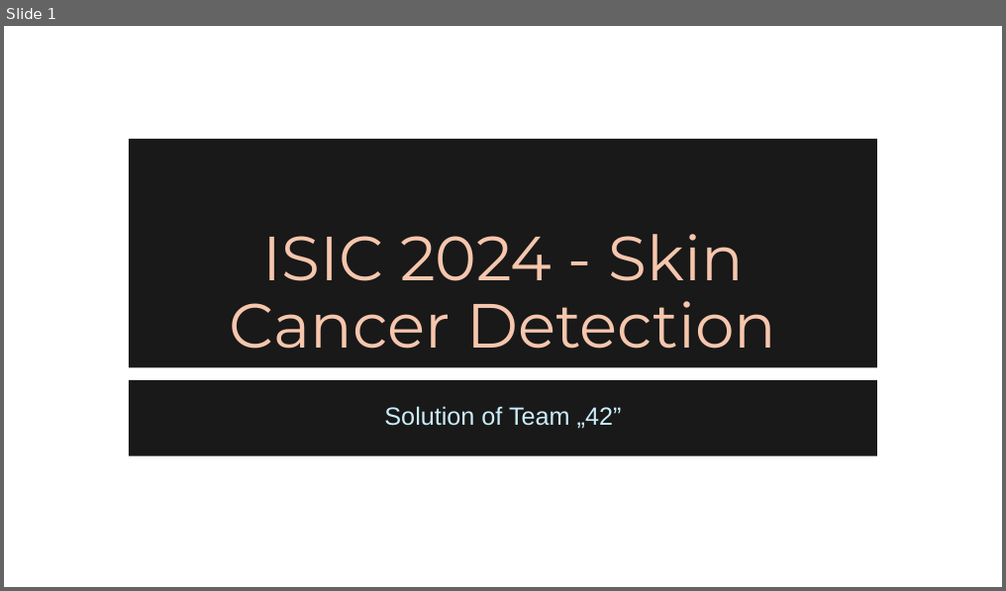
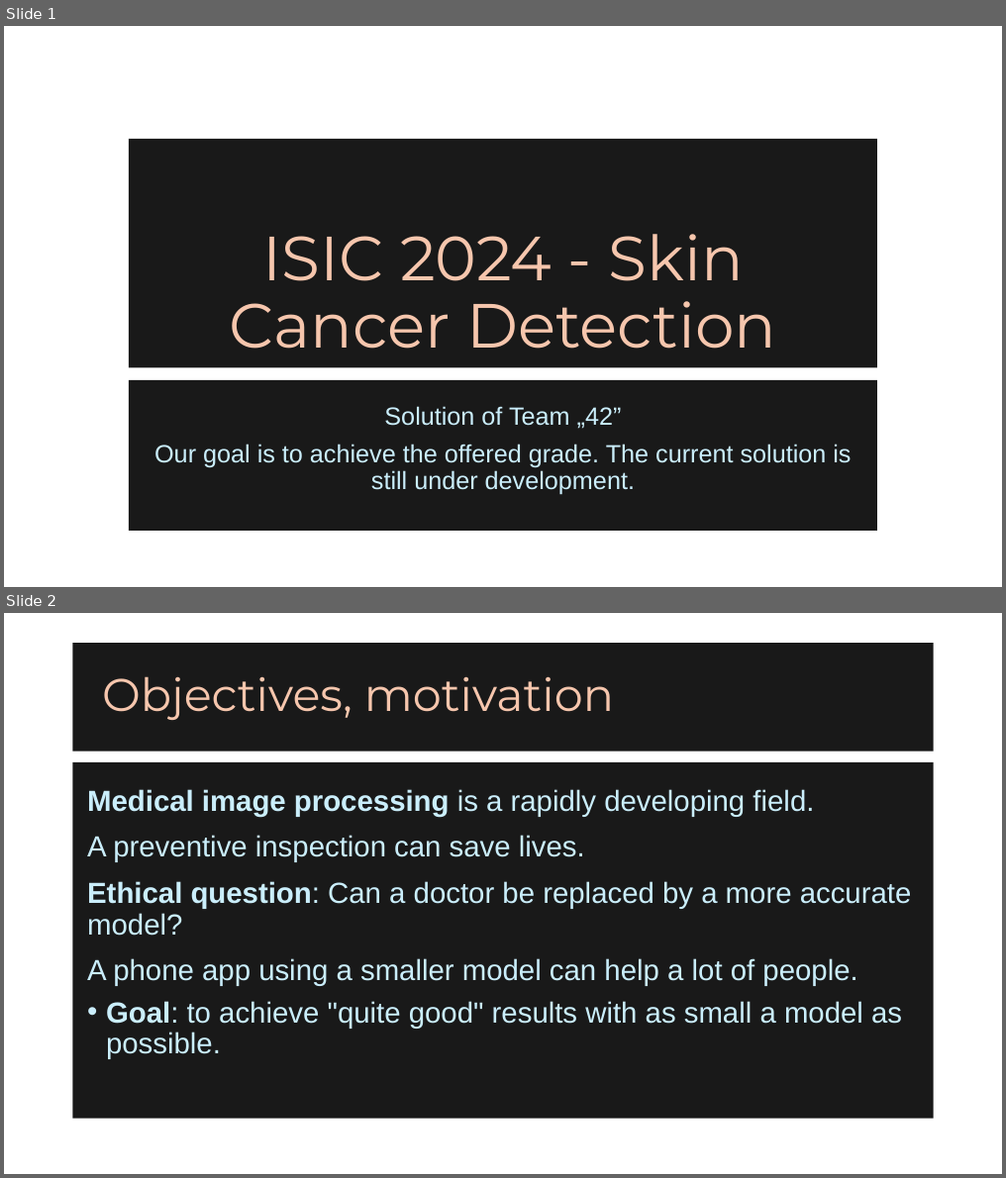
Before and after one commit to Agoston03/Deep-Learning-42, a slide deck: team42.pptx. Shown one above the other, each under a label of ours: slide 1 before the commit, slides 1 and 2 after it. The pictures are 1006x591 and 1006x1178 pixels, drawn with LibreOffice and Linux fonts; fonts in the diff are those of the drawing; background and template pictures are left out. Boxes give left, top, right and bottom in pixels: in the first picture for what was removed or moved away, otherwise in the second. Text is boxed around its words. In the diff, an @@ line names an element or a change of style, - is before the commit and + after.

```diff
--- a/team42.pptx
+++ b/team42.pptx
@@ slide 2 added at (4,613,1002,1174), background picture (left out) @@
@@ title added at (73,643,934,752), fill #000000 at 90% opacity, 44 pt, text #F6C6AD @@
+Objectives, motivation
@@ text added at (73,762,934,1119), fill #000000 at 90% opacity, 28 pt, text #CAEEFB @@
+• Medical image processing is a rapidly developing field.
+  A preventive inspection can save lives.
+  Ethical question: Can a doctor be replaced by a more accurate model?
+  A phone app using a smaller model can help a lot of people.
+  Goal: to achieve "quite good" results with as small a model as possible.
@@ slide 1 changed as well @@
@@ subtitle "Solution of Team „42”": place and size @@
-subtitle "Solution of Team „42”" at (129,380,877,457)
+subtitle "Solution of Team „42”" at (129,380,877,531)
@@ subtitle at (154,444,850,495): paragraph added @@
+Our goal is to achieve the offered grade. The current solution is still under development.
```
Also in this commit, not shown: 5 other slides added, 5 slides removed.
